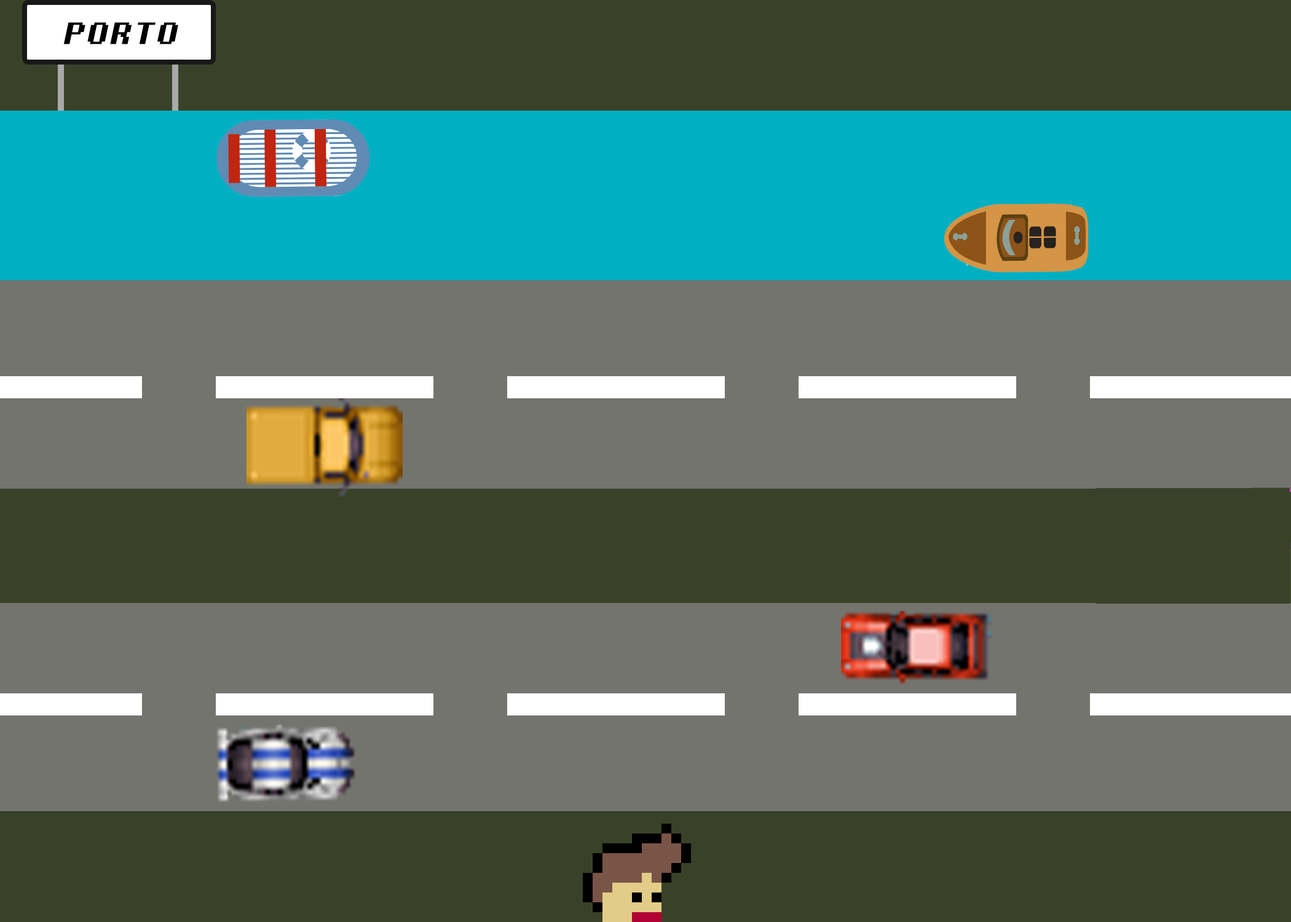
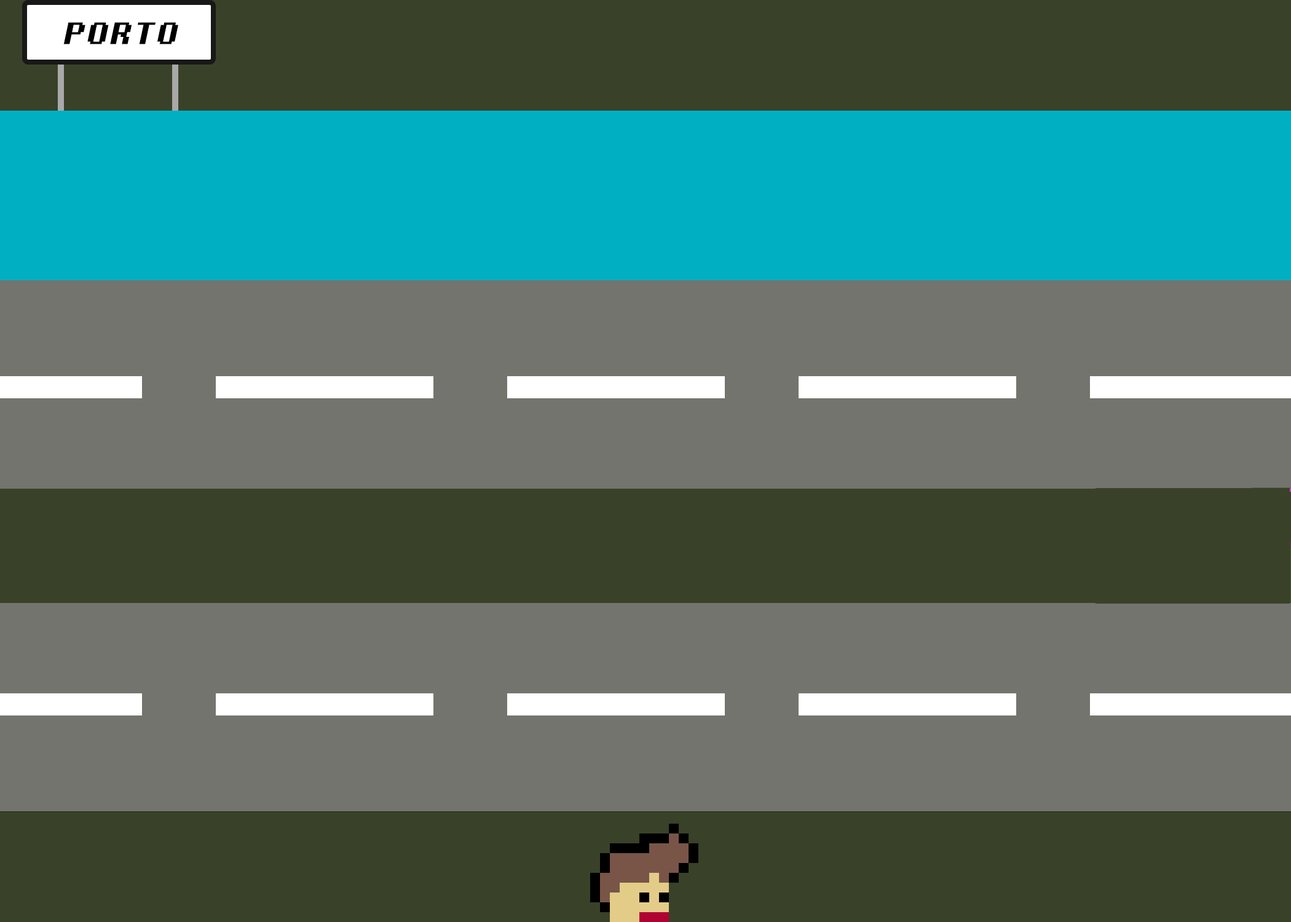
Layer changes from the first w=1291, h=922 image to the second:
hid "Camada 2" over [841, 611, 992, 686]
hid "Camada 7" over [944, 203, 1089, 274]
hid "Camada 6" over [215, 119, 370, 197]
hid "Camada 5" over [246, 398, 403, 499]
hid "Camada 4" over [215, 725, 357, 803]
painted on "Camada 1" over [583, 824, 699, 922]
